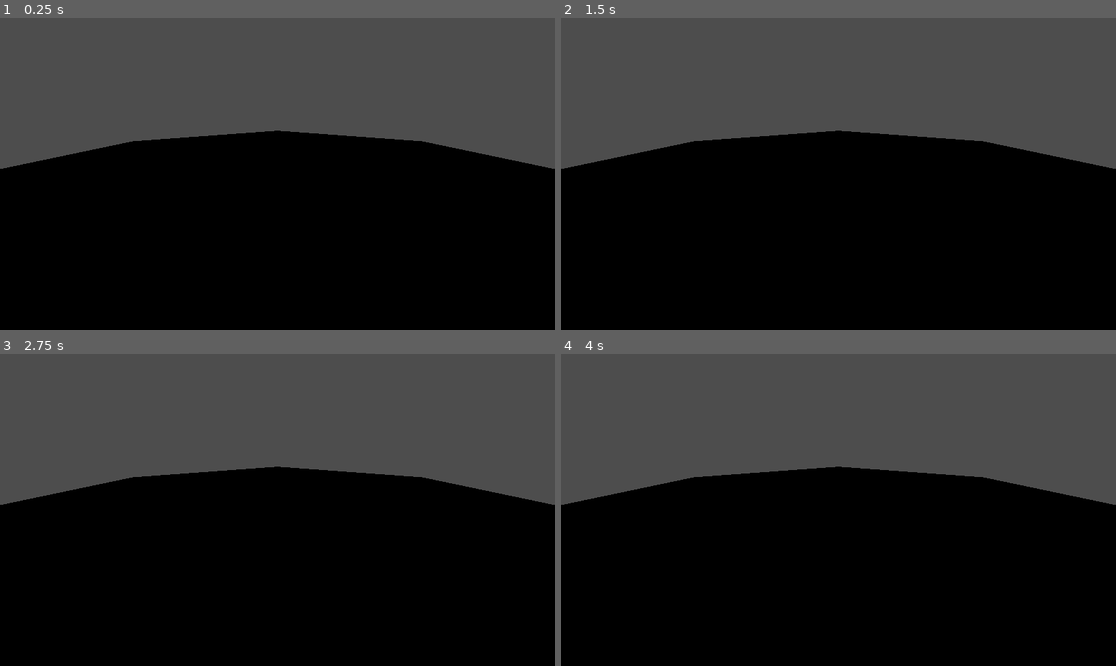
Above: before the commit, frames 1-4 (two rows, left to right).
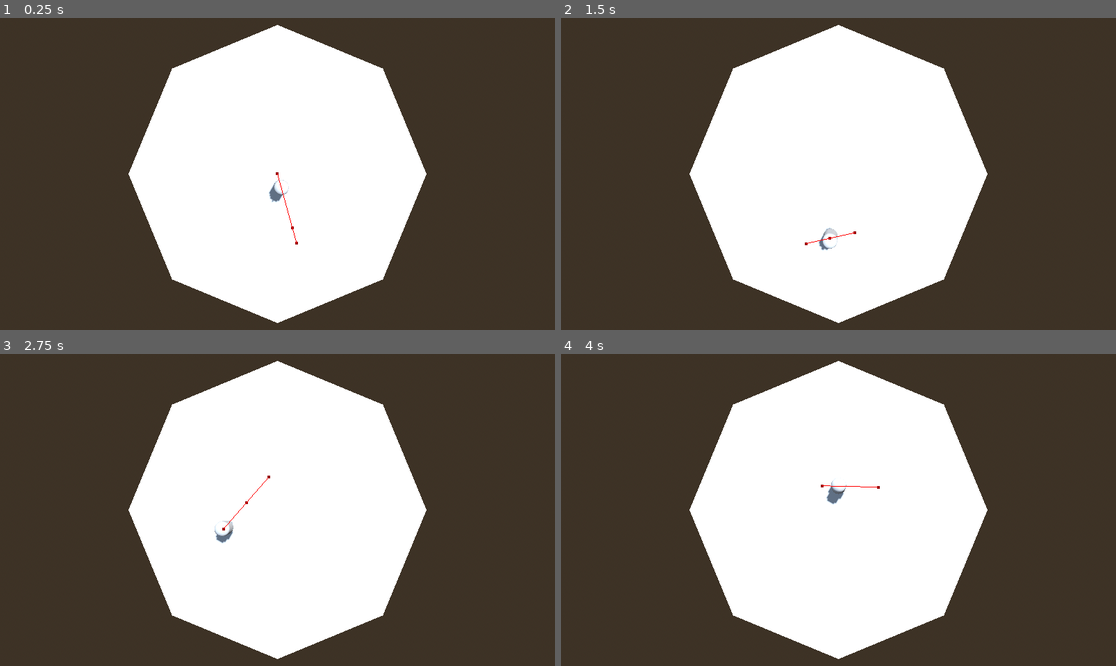
Above: after the commit, the same moments.

Repository: Gertkeno/GGJ2025
Game: Godot game, scene res://bobby_test_scene.tscn
The game is run twice, just before and just after one commit, with the same random seed, the same clock (stepped at 60 frames per second) and the same inputs. This scene is started directly instead of the project's main scene.
Inputs (mouse positions are in pixels of both pictures, inside the frame that each line leads up to):
- Up to frame 1 (0.25 s): no input
- Up to frame 2 (1.5 s): move the mouse to (960, 158) at 0.52 s; hold Right (right) 0.53-1.28 s; hold Space (jump) 0.53-1.28 s; click (960, 158) at 0.67 s; move the mouse to (727, 189) at 1.27 s; hold Down (backward) from 1.28 s (still down); tap Shift (crouch) at 1.35 s
- Up to frame 3 (2.75 s): tap Space (jump) at 1.52, 1.55, 1.82 s; move the mouse to (333, 441) at 2.02 s; release Down (backward) at 2.03 s; hold Right (right) from 2.03 s (still down); hold Space (jump) from 2.03 s (still down)
- Up to frame 4 (4 s): move the mouse to (810, 572) at 2.77 s; release Right (right) at 2.78 s; release Space (jump) at 2.78 s; hold Up (forward) 2.78-3.53 s; tap Shift (crouch) at 2.85 s; click (810, 572) at 2.92 s; tap Space (jump) at 3.02, 3.05, 3.32 s; move the mouse to (1005, 556) at 3.52 s; hold Left (left) from 3.53 s (still down); hold Space (jump) from 3.53 s (still down)

The runs differ from the first frame. In frame 1, 100% of the frame differs, in the area x 0-100%, y 0-100%; in frame 2, 100%; in frame 3, 100%; in frame 4, 100%.
Error after the commit: Attempt to call function 'get_parent' in base 'null instance' on a null instance. (res://DefenseBeast/defense_beast.gd:22)

Commit message:
got navigation for the default animal working.

Diff:
--- a/DefenseBeast/defense_beast.gd
+++ b/DefenseBeast/defense_beast.gd
@@ -1,17 +1,15 @@
 extends Node3D
+class_name DefenseBeast
 
 @onready var bubble_animal = $DefaultBehavior/Path3D/PathFollow3D/NeutralBubbleAnimal
 @onready var default_behavior = $DefaultBehavior
-@onready var path = $DefaultBehavior/Path3D
-@onready var follow_3d = $DefaultBehavior/Path3D/PathFollow3D
 @onready var defense_behavior = $DefenseBehavior
 
 @export var default_curve: Curve3D
 
-
 # Called when the node enters the scene tree for the first time.
 func _ready() -> void:
-	path.curve = default_curve
+	default_behavior.init_curve_points(default_curve)
 	pass # Replace with function body.
 
 
@@ -19,15 +17,10 @@
 func _process(delta: float) -> void:
 	pass
 
-func _physics_process(delta: float) -> void:
-	const move_speed = 4.0
-	if bubble_animal.get_parent() == follow_3d:
-		follow_3d.progress += 4.0 * delta
-
 func _input(event: InputEvent) -> void:
 	if event.is_action_pressed("jump"):
-		if bubble_animal.get_parent() == follow_3d:
+		if bubble_animal.get_parent() == default_behavior:
 			bubble_animal.reparent(defense_behavior)
 		else:
-			bubble_animal.reparent(follow_3d)
+			bubble_animal.reparent(default_behavior)
 		pass
--- a/DefenseBeast/defense_beast.tscn
+++ b/DefenseBeast/defense_beast.tscn
@@ -1,7 +1,8 @@
-[gd_scene load_steps=4 format=3 uid="uid://bso8oicnpy2nr"]
+[gd_scene load_steps=5 format=3 uid="uid://bso8oicnpy2nr"]
 
 [ext_resource type="Script" path="res://DefenseBeast/defense_beast.gd" id="1_363l7"]
-[ext_resource type="PackedScene" uid="uid://by4by86dfprkd" path="res://System/neutral_bubble_animal.tscn" id="2_30sx1"]
+[ext_resource type="PackedScene" uid="uid://by4by86dfprkd" path="res://System/bubble_animal.tscn" id="2_30sx1"]
+[ext_resource type="Script" path="res://System/default_behavior.gd" id="2_ljxhn"]
 [ext_resource type="Script" path="res://DefenseBeast/defense_behavior.gd" id="3_cdged"]
 
 [node name="DefenseBeast" type="Node3D"]
@@ -9,14 +10,10 @@
 script = ExtResource("1_363l7")
 
 [node name="DefaultBehavior" type="Node3D" parent="."]
+script = ExtResource("2_ljxhn")
 
-[node name="Path3D" type="Path3D" parent="DefaultBehavior"]
-
-[node name="PathFollow3D" type="PathFollow3D" parent="DefaultBehavior/Path3D"]
+[node name="BubbleAnimal" parent="DefaultBehavior" instance=ExtResource("2_30sx1")]
 transform = Transform3D(-0.00796779, 0, 0.999968, 0, 1, 0, -0.999968, 0, -0.00796779, 0, 0, 0)
-
-[node name="NeutralBubbleAnimal" parent="DefaultBehavior/Path3D/PathFollow3D" instance=ExtResource("2_30sx1")]
-transform = Transform3D(1, 0, 0, 0, 1, 0, 0, 0, 1, 0, 0, 0)
 
 [node name="DefenseBehavior" type="Node3D" parent="."]
 script = ExtResource("3_cdged")
--- a/DefenseBeast/test_curve.tres
+++ b/DefenseBeast/test_curve.tres
@@ -2,7 +2,7 @@
 
 [resource]
 _data = {
-"points": PackedVector3Array(0, 0, 0, 0, 0, 0, 1.31905, 0, 4.7656, 0, 0, 0, 0, 0, 0, -2.24097, 0, 4.79397, 0, 0, 0, 0, 0, 0, -4.14153, 0, 0.652433, 0, 0, 0, 0, 0, 0, -0.609884, 0, -2.25515, 0, 0, 0, 0, 0, 0, 2.73738, 0, -1.57435, 0, 0, 0, 0, 0, 0, 1.31905, 0, 4.7656),
+"points": PackedVector3Array(0, 0, 0, 0, 0, 0, 1.319, 0.5, 4.766, 0, 0, 0, 0, 0, 0, -2.241, 0.5, 4.794, 0, 0, 0, 0, 0, 0, -4.142, 0.5, 0.652, 0, 0, 0, 0, 0, 0, -0.61, 0.5, -2.255, 0, 0, 0, 0, 0, 0, 2.737, 0.5, -1.574, 0, 0, 0, 0, 0, 0, 1.319, 0.5, 4.766),
 "tilts": PackedFloat32Array(0, 0, 0, 0, 0, 0)
 }
 point_count = 6
--- /dev/null
+++ b/System/bubble_animal.gd
@@ -0,0 +1,22 @@
+extends CharacterBody3D
+class_name BubbleAnimal
+
+const default_move_speed = 4.0
+
+@onready var navigation_agent: NavigationAgent3D = $NavigationAgent3D
+var direction: Vector3 = Vector3.ZERO
+var move_speed = default_move_speed
+
+
+func _unhandled_input(event: InputEvent) -> void:
+	pass
+
+func _physics_process(delta: float) -> void:
+	pass
+
+func reset_move_speed() -> void:
+	move_speed = default_move_speed
+
+func apply_movement() -> void:
+	velocity = direction * move_speed
+	move_and_slide()
--- a/System/neutral_bubble_animal.tscn
+++ b/System/bubble_animal.tscn
@@ -1,4 +1,6 @@
-[gd_scene load_steps=4 format=3 uid="uid://by4by86dfprkd"]
+[gd_scene load_steps=5 format=3 uid="uid://by4by86dfprkd"]
+
+[ext_resource type="Script" path="res://System/bubble_animal.gd" id="1_qslwe"]
 
 [sub_resource type="ShaderMaterial" id="ShaderMaterial_bbt8y"]
 
@@ -7,10 +9,14 @@
 
 [sub_resource type="CapsuleShape3D" id="CapsuleShape3D_7xy4i"]
 
-[node name="NeutralBubbleAnimal" type="CharacterBody3D"]
+[node name="BubbleAnimal" type="CharacterBody3D"]
+script = ExtResource("1_qslwe")
 
 [node name="MeshInstance3D" type="MeshInstance3D" parent="."]
 mesh = SubResource("CapsuleMesh_bols8")
 
 [node name="CollisionShape3D" type="CollisionShape3D" parent="."]
 shape = SubResource("CapsuleShape3D_7xy4i")
+
+[node name="NavigationAgent3D" type="NavigationAgent3D" parent="."]
+debug_enabled = true
--- /dev/null
+++ b/System/default_behavior.gd
@@ -0,0 +1,51 @@
+extends Node3D
+class_name DefaultBehavior
+
+@onready var bubble_animal: BubbleAnimal = $BubbleAnimal
+
+var curve_points: PackedVector3Array = []
+var current_curve_point: int = 0
+
+# Called when the node enters the scene tree for the first time.
+func _ready() -> void:
+	pass
+
+# Called every frame. 'delta' is the elapsed time since the previous frame.
+func _process(delta: float) -> void:
+	pass
+
+func _physics_process(delta: float) -> void:
+	# If the animal is not in path, we need to navigate to it
+	# if bubble_animal.
+	# debug
+	# if bubble_animal.navigation_agent.is_target_reachable() == false:
+	# 	var dbg = 0
+	if is_nav_finished():
+		increment_curve_point()
+		update_target_position()
+	var destination = bubble_animal.navigation_agent.get_next_path_position()
+	var local_destination = destination - bubble_animal.global_position
+	var direction = local_destination.normalized()
+	bubble_animal.reset_move_speed()
+	bubble_animal.direction = direction
+	bubble_animal.apply_movement()
+
+func init_curve_points(curve: Curve3D) -> void:
+	for pt in curve.point_count:
+		curve_points.append(curve.get_point_position(pt))
+	update_target_position()
+
+# func find_closest_curve_point() -> Vector3:
+	# return path.curve.get_closest_point(global_position)
+
+func is_nav_finished() -> bool:
+	return bubble_animal.navigation_agent.is_target_reached()
+	# return bubble_animal.navigation_agent.is_navigation_finished() # && \
+	#  bubble_animal.navigation_agent.distance_to_target() <= bubble_animal.navigation_agent.target_desired_distance
+
+func increment_curve_point() -> void:
+	current_curve_point += 1;
+	current_curve_point = current_curve_point % curve_points.size()
+
+func update_target_position():
+	bubble_animal.navigation_agent.target_position = curve_points[current_curve_point]
--- a/bobby_test_scene.tscn
+++ b/bobby_test_scene.tscn
@@ -1,20 +1,48 @@
-[gd_scene load_steps=3 format=3 uid="uid://vnpmxqbs7r86"]
+[gd_scene load_steps=7 format=3 uid="uid://vnpmxqbs7r86"]
 
 [ext_resource type="PackedScene" uid="uid://bso8oicnpy2nr" path="res://DefenseBeast/defense_beast.tscn" id="1_ifvjf"]
 [ext_resource type="Curve3D" uid="uid://hm1okgxcurwp" path="res://DefenseBeast/test_curve.tres" id="2_db824"]
 
+[sub_resource type="ProceduralSkyMaterial" id="ProceduralSkyMaterial_smj01"]
+sky_horizon_color = Color(0.64625, 0.65575, 0.67075, 1)
+ground_horizon_color = Color(0.64625, 0.65575, 0.67075, 1)
+
+[sub_resource type="Sky" id="Sky_i0hte"]
+sky_material = SubResource("ProceduralSkyMaterial_smj01")
+
+[sub_resource type="Environment" id="Environment_wsdc6"]
+background_mode = 2
+sky = SubResource("Sky_i0hte")
+tonemap_mode = 2
+
+[sub_resource type="NavigationMesh" id="NavigationMesh_0kej5"]
+vertices = PackedVector3Array(-10.5, 1, -0.5, -10.5, 1, 0.5, -7.5, 1, 7.5, -0.5, 1, 10.5, 0.5, 1, 10.5, 7.5, 1, 7.5, 10.5, 1, 0.5, 10.5, 1, -0.5, 7.5, 1, -7.5, 0.5, 1, -10.5, -0.5, 1, -10.5, -7.5, 1, -7.5)
+polygons = [PackedInt32Array(2, 1, 0), PackedInt32Array(4, 3, 2), PackedInt32Array(7, 6, 5), PackedInt32Array(9, 8, 10), PackedInt32Array(10, 8, 7), PackedInt32Array(0, 11, 10), PackedInt32Array(5, 4, 7), PackedInt32Array(7, 4, 2), PackedInt32Array(7, 2, 0), PackedInt32Array(7, 0, 10)]
+cell_height = 0.5
+
 [node name="BobbyTestScene" type="Node3D"]
 
-[node name="CSGCylinder3D" type="CSGCylinder3D" parent="."]
-transform = Transform3D(1, 0, 0, 0, 1, 0, 0, 0, 1, 0, -0.5, 0)
-use_collision = true
-radius = 11.0
-height = 1.0
+[node name="WorldEnvironment" type="WorldEnvironment" parent="."]
+environment = SubResource("Environment_wsdc6")
+
+[node name="DirectionalLight3D" type="DirectionalLight3D" parent="."]
+transform = Transform3D(-0.866023, -0.433016, 0.250001, 0, 0.499998, 0.866027, -0.500003, 0.749999, -0.43301, 0, 0, 0)
+shadow_enabled = true
 
 [node name="DefenseBeast" parent="." instance=ExtResource("1_ifvjf")]
 default_curve = ExtResource("2_db824")
 
 [node name="Camera3D" type="Camera3D" parent="."]
-transform = Transform3D(1, 0, 0, 0, 0.927184, 0.374607, 0, -0.374607, 0.927184, 0, 2.46, 2.99)
+transform = Transform3D(1, 0, 0, 0, -4.37114e-08, 1, 0, -1, -4.37114e-08, 0, 15, 0)
 
 [node name="Path3D" type="Path3D" parent="."]
+curve = ExtResource("2_db824")
+
+[node name="NavigationRegion3D" type="NavigationRegion3D" parent="."]
+navigation_mesh = SubResource("NavigationMesh_0kej5")
+
+[node name="CSGCylinder3D" type="CSGCylinder3D" parent="NavigationRegion3D"]
+transform = Transform3D(1, 0, 0, 0, 1, 0, 0, 0, 1, 0, -0.5, 0)
+use_collision = true
+radius = 11.0
+height = 1.0
